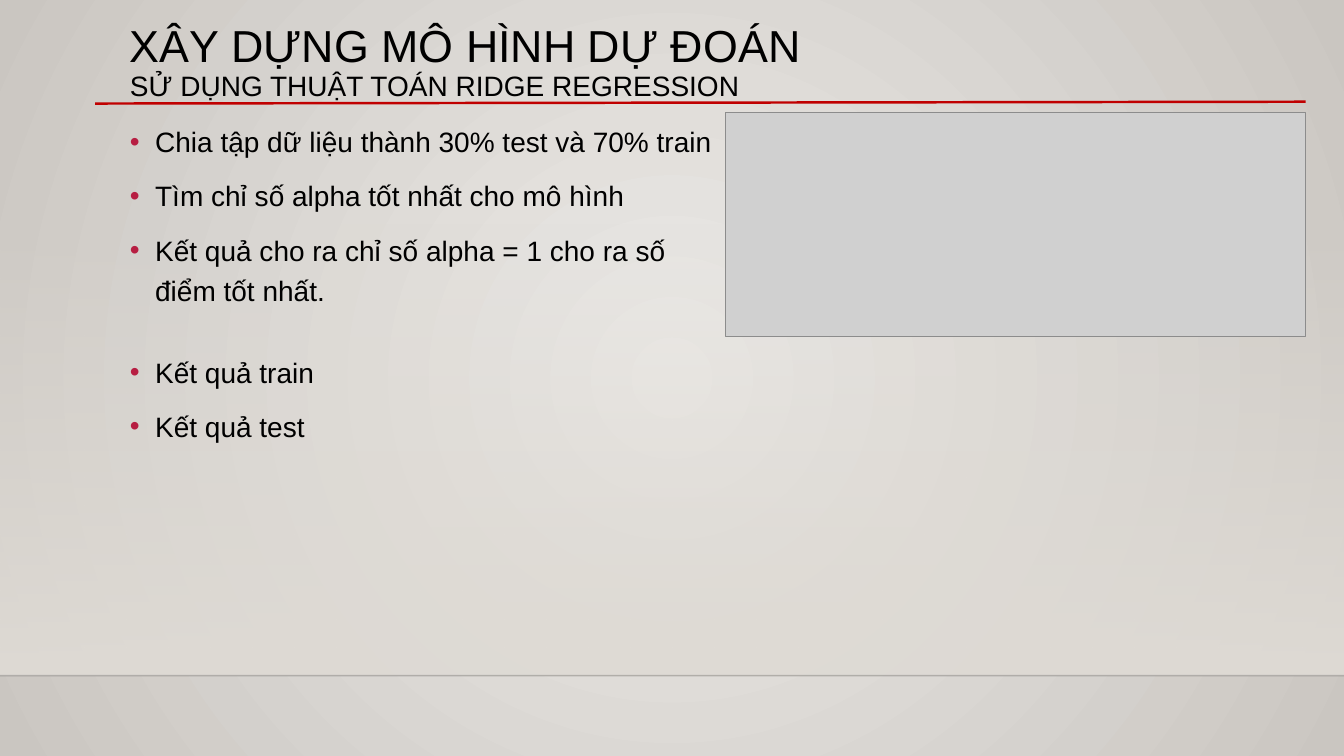
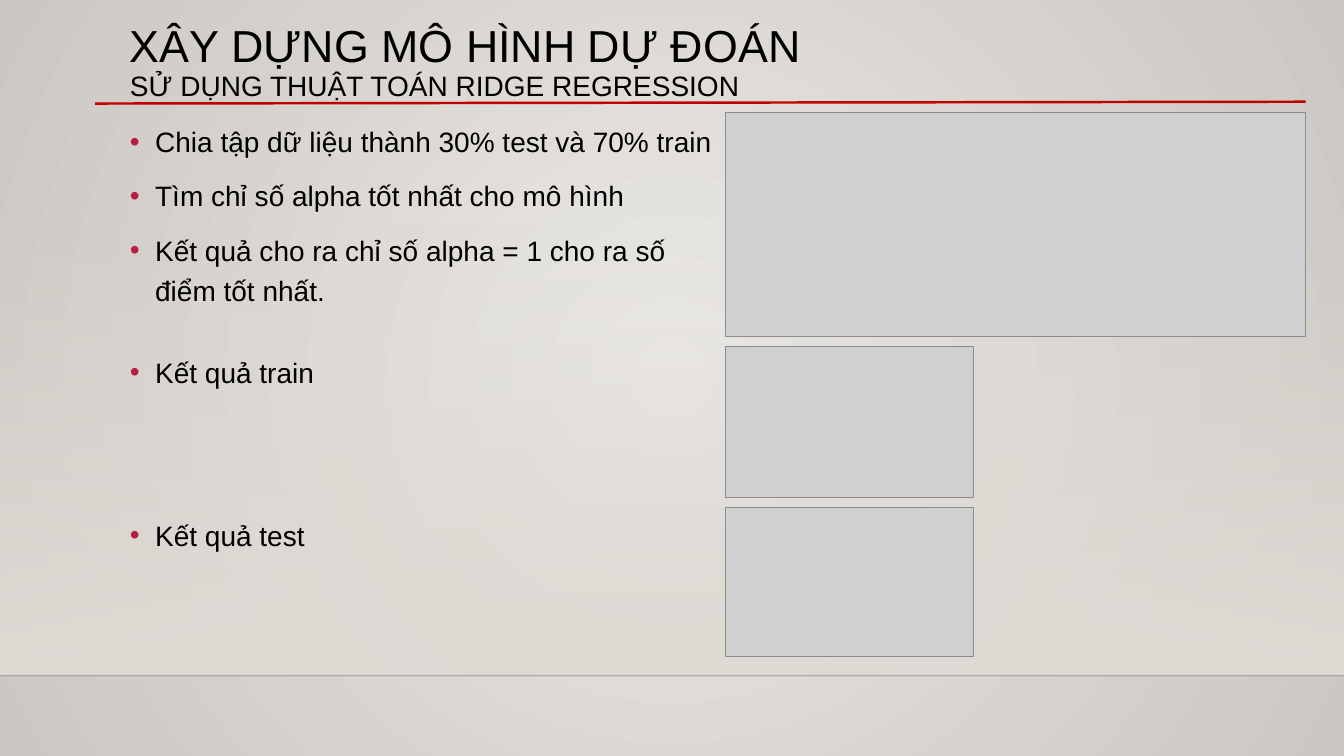
Before and after one commit to DK-Hieu/House_price_prediction, a slide deck: slide 12 of ver_4_kc_house/Mô hình dự đoán giá nhà.pptx. Drawn at 1344x756 pixels with LibreOffice and Linux fonts; fonts in the diff are those of the drawing; grey boxes stand for pictures; background and template pictures are left out. Boxes give left, top, right and bottom in pixels: in the first picture for what was removed or moved away, otherwise in the second. Text is boxed around its words. In the diff, an @@ line names an element or a change of style, - is before the commit and + after.

Commit message:
DA11-GEN

```diff
--- a/ver_4_kc_house/Mô hình dự đoán giá nhà.pptx
+++ b/ver_4_kc_house/Mô hình dự đoán giá nhà.pptx
@@ text "Kết quả train" rewrapped from bbox=[155, 361, 313, 442] to bbox=[155, 361, 313, 551] @@
@@ picture added at bbox=[726, 346, 974, 497] @@
@@ picture added at bbox=[726, 507, 974, 656] @@
```
Also in this commit, not shown: 1 slide added.
